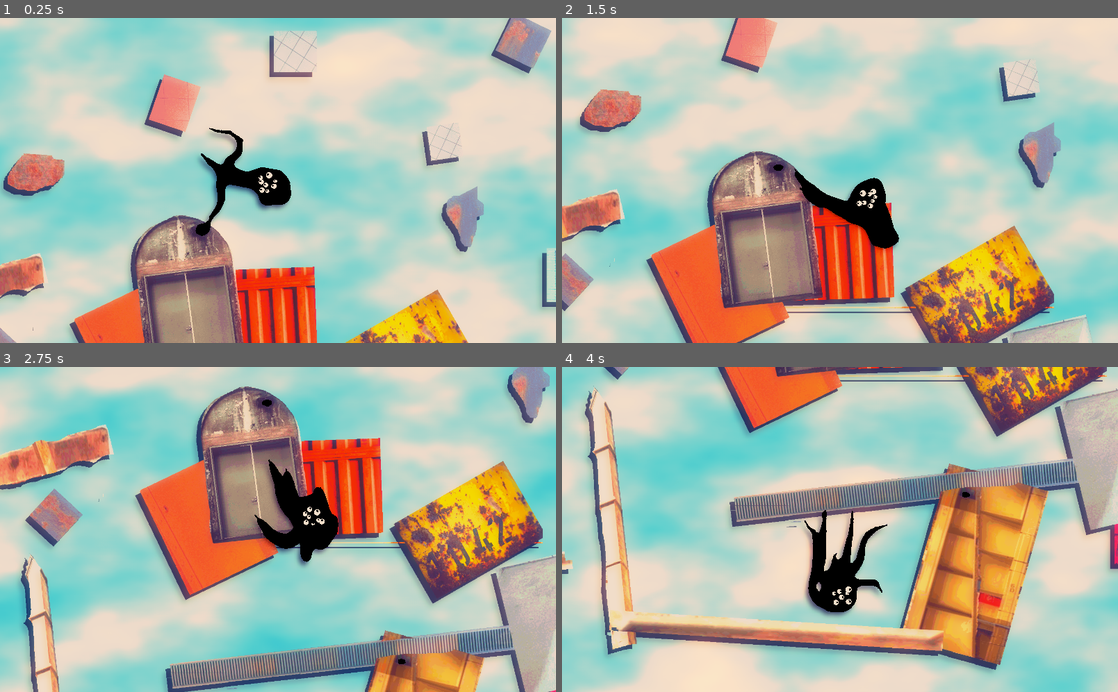
Above: before the commit, frames 1-4 (two rows, left to right).
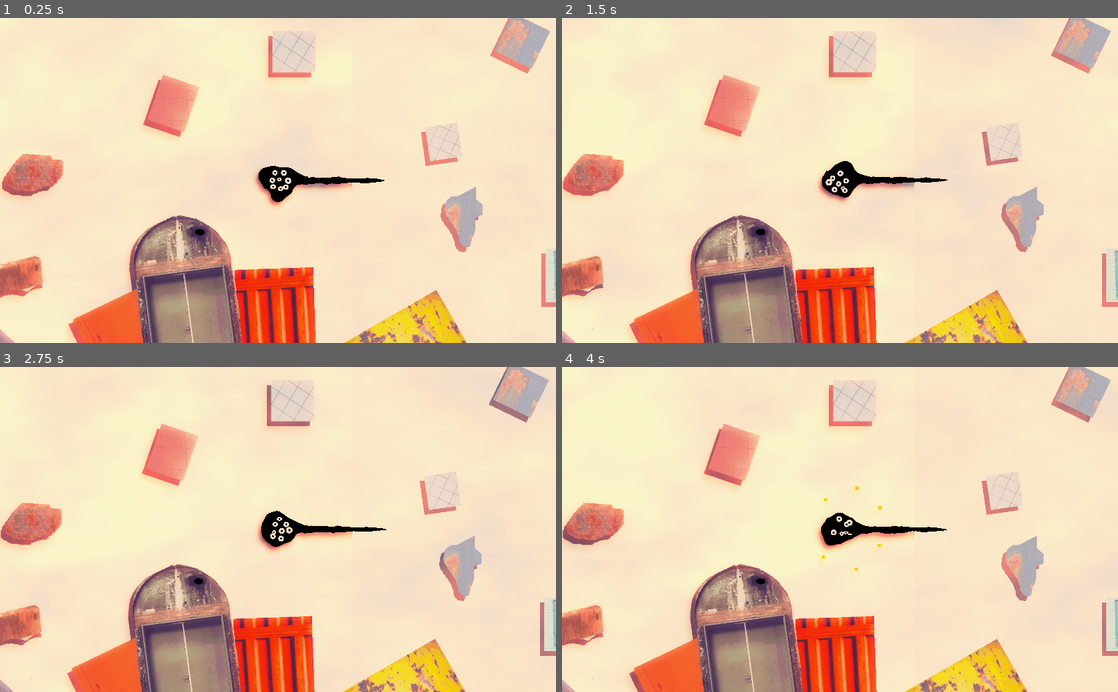
Above: after the commit, the same moments.

Repository: cis-ash/CreatureAddon
Game: Godot game, scene res://WallCritters.tscn
The game is run twice, just before and just after one commit, with the same random seed, the same clock (stepped at 60 frames per second) and the same inputs.
Inputs (mouse positions are in pixels of both pictures, inside the frame that each line leads up to):
- Up to frame 1 (0.25 s): no input
- Up to frame 2 (1.5 s): tap Enter (ui_accept) at 0.5, 0.77, 0.8, 1.07, 1.35 s; move the mouse to (962, 164) at 0.52 s; press the mouse at (962, 164) at 0.53 s; hold Right (ui_right) 0.53-1.28 s; move the mouse to (728, 196) at 1.27 s; release the mouse at (728, 196) at 1.28 s; hold Down (ui_down) from 1.28 s (still down)
- Up to frame 3 (2.75 s): tap Enter (ui_accept) at 1.52, 1.82, 2.3 s; click (166, 545) at 1.55 s; move the mouse to (333, 458) at 2.02 s; release Down (ui_down) at 2.03 s; press the mouse at (333, 458) at 2.03 s; hold Right (ui_right) from 2.03 s (still down)
- Up to frame 4 (4 s): move the mouse to (812, 594) at 2.77 s; release Right (ui_right) at 2.78 s; release the mouse at (812, 594) at 2.78 s; hold Up (ui_up) 2.78-3.53 s; click (812, 594) at 2.85 s; tap Enter (ui_accept) at 3.02, 3.32 s; move the mouse to (1006, 578) at 3.52 s; hold Left (ui_left) from 3.53 s (still down); hold Enter (ui_accept) from 3.53 s (still down)

The runs differ from the first frame. In frame 1, 70% of the frame differs, in the area x 0-100%, y 0-100%; in frame 2, 86%; in frame 3, 94%; in frame 4, 91%.
Error after the commit: Attempt to call function 'play' in base 'null instance' on a null instance. (res://WallCritters.gd:7)

Commit message:
broken target but also im tired

Diff:
--- a/EyeManager.gd
+++ b/EyeManager.gd
@@ -14,12 +14,14 @@
 var speeds = []
 var forces = []
 var eyes = []
+var offsets = []
 
 func _ready():
 	for i in eyes_total:
 		positions.append(Vector2.ZERO)
 		speeds.append(Vector2.ZERO)
 		forces.append(Vector2.ZERO)
+		offsets.append(Vector2.ZERO)
 
 	for i in eyes_total - 1:
 		add_child(get_child(0).duplicate())
@@ -27,14 +29,15 @@
 	eyes = get_children()
 	for i in range(positions.size()):
 		positions[i] = 150 * sqrt(randf()) * Vector2.RIGHT.rotated(randf() * TAU)
+		offsets[i] = Vector2.RIGHT.rotated(randf() * TAU) * randf() * 500
 		eyes[i].position = positions[i]
 		eyes[i].scale = Vector2.ONE * pow(rand_range(0.75, 1.0), 2) * 0.5
 	pass
 
 func move_eyes(world_pos):
-	for eye in eyes:
-		var direction = world_pos - eye.global_position
-		eye.get_child(0).get_child(0).position = clamp(direction.length(), 0.0, 1.0) * 60 * direction.normalized()
+	for i in range(eyes.size()):
+		var direction = world_pos - eyes[i].global_position + offsets[i]
+		eyes[i].get_child(0).get_child(0).position = clamp(direction.length(), 0.0, 1.0) * 60 * direction.normalized()
 	pass
 
 func _physics_process(delta):
@@ -66,11 +69,11 @@
 		pass
 
 
-	for child in get_children():
-		var white = child.get_child(0)
+	for i in range(eyes.size()):
+		var white = eyes[i].get_child(0)
 		white.scale = lerp(white.scale, Vector2.ONE, delta*10)
 		if randf() < blink_chance * delta:
 			white.scale = Vector2(1,0)
-
+			offsets[i] = Vector2.RIGHT.rotated(randf() * TAU) * randf() * 1000
 
 	pass
--- a/Navigator.gd
+++ b/Navigator.gd
@@ -4,6 +4,8 @@
 export (NodePath) var surface_path
 onready var surface = get_node(surface_path)
 
+export (NodePath) var target_path
+onready var target = get_node(target_path)
 # current_dir is the direction Navigator is moving in
 var current_dir = Vector2.ZERO
 var speed = Vector2.ZERO
@@ -52,19 +54,38 @@
 export var rope_springiness = 10000.0
 export var rope_damping = 3.0
 export var rope_timesteps = 5
+
+
 func _ready():
+	toggle_debug_draw(false)
 	# spawn desired number of legs and do necessary setup
 	make_legs_and_targets()
 	# save references to nodes relevant to leg operation for easier access
 	update_legs_and_targets()
 	pass
 
+func toggle_debug_draw(state):
+	$IdealTargets.visible = state
+	for child in $RealTargets.get_children():
+		child.visible = state
+	for child in $LegManager.get_children():
+		child.visible = state
+	pass
+
+
 func _physics_process(delta):
+
+	if Input.is_action_just_pressed("ui_accept"):
+		toggle_debug_draw(true)
+	if Input.is_action_just_released("ui_accept"):
+		toggle_debug_draw(false)
 
 	var old_speed = speed
 	# find current target and clamp movement toward it
 	# using mouse as target for debug purposes
-	var current_target = get_global_mouse_position()
+#	var current_target = get_global_mouse_position()
+	var current_target = target.global_position
+	target.distance_to_critter = (global_position - current_target).length()
 	current_dir = (current_target - global_position).clamped(dir_clamp)
 
 	# node containing ideal positions for all legs is rotated to where they will be needed
--- a/Target.gd
+++ b/Target.gd
@@ -1,4 +1,33 @@
 extends Node2D
 
+var distance_to_critter = 0.0
+var speed = Vector2.ZERO
+
+var max_speed = 4000.0
+
 func _physics_process(delta):
-	global_position = get_
+	rotate(delta * 3)
+
+	if Input.is_action_pressed("mouse"):
+		global_position = lerp(
+				global_position,
+				get_global_mouse_position(),
+				delta * 12)
+		pass
+
+	var intent = Vector2.ZERO
+
+	if Input.is_action_pressed("ui_right"):
+		intent += Vector2.RIGHT
+	if Input.is_action_pressed("ui_left"):
+		intent += Vector2.LEFT
+	if Input.is_action_pressed("ui_down"):
+		intent += Vector2.DOWN
+	if Input.is_action_pressed("ui_up"):
+		intent += Vector2.UP
+
+	speed = lerp(speed, intent * max_speed, delta * 5)
+	global_position += speed * delta
+
+	modulate = lerp(Color(1,1,1,0), Color(1,1,1,1), clamp( distance_to_critter/200 - 3.0, 0.0, 1.0))
+	pass
--- a/WallCritters.gd
+++ b/WallCritters.gd
@@ -2,6 +2,9 @@
 
 export (NodePath) var critter_path
 onready var critter = get_node(critter_path)
+
+func _ready():
+	$target/AnimationPlayer.play("breathe", -1, 2)
 
 func _physics_process(delta):
 	var critter_pos = critter.global_position
--- a/WallCritters.tscn
+++ b/WallCritters.tscn
@@ -23,133 +23,140 @@
 	COLOR = mix(sky1, cloud1, noise1 * noise2 * 3.0);
 }"
 
-[sub_resource type="OpenSimplexNoise" id=36]
-octaves = 5
-period = 256.0
-persistence = 0.413
-
-[sub_resource type="NoiseTexture" id=37]
-width = 2048
-height = 2048
-seamless = true
-noise = SubResource( 36 )
-
-[sub_resource type="OpenSimplexNoise" id=38]
+[sub_resource type="Shader" id=2]
+code = "shader_type canvas_item;
+uniform vec2 offset;
+uniform float blur_level;
+uniform float threshold;
+
+void fragment(){
+	vec3 blur = textureLod(SCREEN_TEXTURE, SCREEN_UV, blur_level).rgb;
+	if (length(blur) < threshold){
+		COLOR.rgb = vec3(0.0);
+		COLOR.a = 1.0;
+	}else{
+		COLOR.rgb = vec3(1.0);
+		COLOR.a = 0.0;
+
+	}
+}"
+
+[sub_resource type="OpenSimplexNoise" id=3]
 seed = 1
 octaves = 5
 period = 256.0
 persistence = 0.75
 lacunarity = 1.62
 
-[sub_resource type="NoiseTexture" id=39]
+[sub_resource type="NoiseTexture" id=4]
 width = 2048
 height = 2048
 seamless = true
-noise = SubResource( 38 )
-
-[sub_resource type="ShaderMaterial" id=40]
-shader = SubResource( 35 )
+noise = SubResource( 3 )
+
+[sub_resource type="ShaderMaterial" id=5]
+shader = SubResource( 1 )
 shader_param/sky1 = Color( 0.454902, 0.858824, 0.984314, 1 )
 shader_param/cloud1 = Color( 1, 1, 1, 1 )
-shader_param/noise_1 = SubResource( 37 )
-shader_param/noise_2 = SubResource( 39 )
-
-[sub_resource type="NavigationPolygon" id=15]
+shader_param/noise_1 = SubResource( 2 )
+shader_param/noise_2 = SubResource( 4 )
+
+[sub_resource type="NavigationPolygon" id=6]
 vertices = PoolVector2Array( 3151.39, 93.9978, 3146.9, 300.531, -341.715, 646.249, -332.736, 435.226 )
 polygons = [ PoolIntArray( 0, 1, 2, 3 ) ]
 outlines = [ PoolVector2Array( 3151.39, 93.9978, 3146.9, 300.531, -341.715, 646.249, -332.736, 435.226 ) ]
 
-[sub_resource type="NavigationPolygon" id=17]
+[sub_resource type="NavigationPolygon" id=7]
 vertices = PoolVector2Array( 3105.49, 557.97, 3113.49, 707.208, -498.898, 472.927, -500.033, 340.881 )
 polygons = [ PoolIntArray( 0, 1, 2, 3 ) ]
 outlines = [ PoolVector2Array( 3105.49, 557.97, 3113.49, 707.208, -498.898, 472.927, -500.033, 340.881 ) ]
 
-[sub_resource type="NavigationPolygon" id=18]
+[sub_resource type="NavigationPolygon" id=8]
 vertices = PoolVector2Array( 5653.55, 562.157, 5635.75, 797.896, -572.303, 487.401, -436.735, 273.961 )
 polygons = [ PoolIntArray( 0, 1, 2, 3 ) ]
 outlines = [ PoolVector2Array( 5653.55, 562.157, 5635.75, 797.896, -572.303, 487.401, -436.735, 273.961 ) ]
 
-[sub_resource type="NavigationPolygon" id=19]
+[sub_resource type="NavigationPolygon" id=9]
 vertices = PoolVector2Array( 450.276, 1570.66, 856.106, 1604.85, 397.637, 1780.42, -21.2654, 1200.91, -249.494, 174.117, -74.3613, -88.7031, 107.031, 1130.85, 155.128, 1545.8 )
 polygons = [ PoolIntArray( 0, 1, 2 ), PoolIntArray( 3, 4, 5, 6, 7 ), PoolIntArray( 0, 2, 7, 6 ) ]
 outlines = [ PoolVector2Array( 155.128, 1545.8, -21.2654, 1200.91, -249.494, 174.117, -74.3613, -88.7031, 107.031, 1130.85, 450.276, 1570.66, 856.106, 1604.85, 397.637, 1780.42 ) ]
 
-[sub_resource type="NavigationPolygon" id=20]
+[sub_resource type="NavigationPolygon" id=10]
 vertices = PoolVector2Array( 3089.07, -1263.04, 4080.52, 756.329, 4033.44, 862.25, 2909.79, -1210.39, 2861.9, -1653.73, -33.7749, 185.222, -77.9277, 8.83984, 2710.6, -1544.08, 2026.58, -3136.55, 2069.27, -3167.38, 4332.43, -2375.68, 4513.39, -1877.42 )
 polygons = [ PoolIntArray( 0, 1, 2, 3, 4 ), PoolIntArray( 3, 5, 6, 7 ), PoolIntArray( 7, 8, 9, 4, 3 ), PoolIntArray( 4, 10, 11, 0 ) ]
 outlines = [ PoolVector2Array( 2710.6, -1544.08, 2026.58, -3136.55, 2069.27, -3167.38, 2861.9, -1653.73, 4332.43, -2375.68, 4513.39, -1877.42, 3089.07, -1263.04, 4080.52, 756.329, 4033.44, 862.25, 2909.79, -1210.39, -33.7749, 185.222, -77.9277, 8.83984 ) ]
 
-[sub_resource type="NavigationPolygon" id=21]
+[sub_resource type="NavigationPolygon" id=11]
 vertices = PoolVector2Array( 1084.71, -4271.92, 1204.59, -4465.82, 121.193, -172.615, -7.04761, -209.691, 253.399, 147.614, -227.468, 3.55957 )
 polygons = [ PoolIntArray( 0, 1, 2, 3 ), PoolIntArray( 2, 4, 5, 3 ) ]
 outlines = [ PoolVector2Array( 1084.71, -4271.92, 1204.59, -4465.82, 121.193, -172.615, 253.399, 147.614, -227.468, 3.55957, -7.04761, -209.691 ) ]
 
-[sub_resource type="NavigationPolygon" id=22]
+[sub_resource type="NavigationPolygon" id=12]
 vertices = PoolVector2Array( 234.516, -385.199, 427.328, -7.72656, 61.2773, 269.408, -209.491, -144.734 )
 polygons = [ PoolIntArray( 0, 1, 2, 3 ) ]
 outlines = [ PoolVector2Array( 234.516, -385.199, 427.328, -7.72656, 61.2773, 269.408, -209.491, -144.734 ) ]
 
-[sub_resource type="NavigationPolygon" id=23]
+[sub_resource type="NavigationPolygon" id=13]
 vertices = PoolVector2Array( 334.678, -551.829, 504.647, -56.8613, -22.4502, 201.125, -264.214, -164.775 )
 polygons = [ PoolIntArray( 0, 1, 2, 3 ) ]
 outlines = [ PoolVector2Array( 334.678, -551.829, 504.647, -56.8613, -22.4502, 201.125, -264.214, -164.775 ) ]
 
-[sub_resource type="NavigationPolygon" id=24]
+[sub_resource type="NavigationPolygon" id=14]
 vertices = PoolVector2Array( 143.766, -280.024, 388.502, -81.0068, 350.488, 294.328, -101.544, -142.453 )
 polygons = [ PoolIntArray( 0, 1, 2, 3 ) ]
 outlines = [ PoolVector2Array( 143.766, -280.024, 388.502, -81.0068, 350.488, 294.328, -101.544, -142.453 ) ]
 
-[sub_resource type="NavigationPolygon" id=25]
+[sub_resource type="NavigationPolygon" id=15]
 vertices = PoolVector2Array( 321.116, -486.685, 515.414, 7.49414, -49.4385, 274.934, -256.337, -254.992 )
 polygons = [ PoolIntArray( 0, 1, 2, 3 ) ]
 outlines = [ PoolVector2Array( 321.116, -486.685, 515.414, 7.49414, -49.4385, 274.934, -256.337, -254.992 ) ]
 
-[sub_resource type="NavigationPolygon" id=26]
+[sub_resource type="NavigationPolygon" id=16]
 vertices = PoolVector2Array( 207.082, -525.617, 553.125, -90.9453, 47.0186, 243.216, -256.951, -196.524 )
 polygons = [ PoolIntArray( 0, 1, 2, 3 ) ]
 outlines = [ PoolVector2Array( 207.082, -525.617, 553.125, -90.9453, 47.0186, 243.216, -256.951, -196.524 ) ]
 
-[sub_resource type="NavigationPolygon" id=27]
+[sub_resource type="NavigationPolygon" id=17]
 vertices = PoolVector2Array( 336.51, -634.399, 680.066, -61.9775, 9.25781, 246.933, -349.344, -238.417 )
 polygons = [ PoolIntArray( 0, 1, 2, 3 ) ]
 outlines = [ PoolVector2Array( 336.51, -634.399, 680.066, -61.9775, 9.25781, 246.933, -349.344, -238.417 ) ]
 
-[sub_resource type="NavigationPolygon" id=28]
+[sub_resource type="NavigationPolygon" id=18]
 vertices = PoolVector2Array( 600.012, -448.553, 812.207, 57.8047, 228.291, 253.127, 37.2598, -259.283 )
 polygons = [ PoolIntArray( 0, 1, 2, 3 ) ]
 outlines = [ PoolVector2Array( 600.012, -448.553, 812.207, 57.8047, 228.291, 253.127, 37.2598, -259.283 ) ]
 
-[sub_resource type="NavigationPolygon" id=29]
+[sub_resource type="NavigationPolygon" id=19]
 vertices = PoolVector2Array( 4094.47, -50.4902, 4416.69, -171.207, 4919.74, 609.597, 4134.39, 1036.9, 3903.28, 817.607, …(567 unchanged characters)…
 polygons = [ PoolIntArray( 0, 1, 2, 3, 4 ), PoolIntArray( 5, 6, 7, 8, 9, 10 ), PoolIntArray( 10, 11, 12, 13 ), PoolIntA …(281 unchanged characters)…
 outlines = [ PoolVector2Array( -32.873, 3050.97, -368.551, 2356.42, -606.732, 2441.69, -1000.98, 2460.28, -1439.78, 224 …(571 unchanged characters)…
 
-[sub_resource type="NavigationPolygon" id=30]
+[sub_resource type="NavigationPolygon" id=20]
 vertices = PoolVector2Array( 334.678, -551.829, 504.647, -56.8613, 100.001, 123.03, -47.9287, -330.743 )
 polygons = [ PoolIntArray( 0, 1, 2, 3 ) ]
 outlines = [ PoolVector2Array( 334.678, -551.829, 504.647, -56.8613, 100.001, 123.03, -47.9287, -330.743 ) ]
 
-[sub_resource type="NavigationPolygon" id=31]
+[sub_resource type="NavigationPolygon" id=21]
 vertices = PoolVector2Array( 334.678, -551.829, 504.647, -56.8613, 295.787, 44.6919, 85.9658, -300.767 )
 polygons = [ PoolIntArray( 0, 1, 2, 3 ) ]
 outlines = [ PoolVector2Array( 334.678, -551.829, 504.647, -56.8613, 295.787, 44.6919, 85.9658, -300.767 ) ]
 
-[sub_resource type="NavigationPolygon" id=32]
+[sub_resource type="NavigationPolygon" id=22]
 vertices = PoolVector2Array( -329.135, 223.592, 624.303, -3480.27, 813.744, -3918.26, 822.123, -3428.68, 14.0359, -10.3 …(386 unchanged characters)…
 polygons = [ PoolIntArray( 0, 1, 2, 3, 4 ), PoolIntArray( 5, 6, 7, 8 ), PoolIntArray( 9, 10, 11, 12, 13 ), PoolIntArray …(189 unchanged characters)…
 outlines = [ PoolVector2Array( 624.303, -3480.27, 813.744, -3918.26, 822.123, -3428.68, 14.0359, -10.3164, 4767.67, 205 …(390 unchanged characters)…
 
-[sub_resource type="NavigationPolygon" id=33]
+[sub_resource type="NavigationPolygon" id=23]
 vertices = PoolVector2Array( 1910.54, -577.686, 3260.66, -130.129, 2846.67, 1298.55, 866.929, 729.949, 311.863, -808.181, 846.273, 1085.21, -684.832, 1226.68, -926.269, -640.482, 1309.17, -1822.99, 1715.15, -1597.15, 1960.65, -1117.47, 505.303, -1453.34, 742.138, -1714.66 )
 polygons = [ PoolIntArray( 0, 1, 2, 3, 4 ), PoolIntArray( 5, 6, 7, 4, 3 ), PoolIntArray( 8, 9, 10, 0, 4, 11, 12 ) ]
 outlines = [ PoolVector2Array( 2846.67, 1298.55, 866.929, 729.949, 846.273, 1085.21, -684.832, 1226.68, -926.269, -640.482, 311.863, -808.181, 505.303, -1453.34, 742.138, -1714.66, 1309.17, -1822.99, 1715.15, -1597.15, 1960.65, -1117.47, 1910.54, -577.686, 3260.66, -130.129 ) ]
 
-[sub_resource type="NavigationPolygon" id=34]
+[sub_resource type="NavigationPolygon" id=24]
 vertices = PoolVector2Array( 1537.56, -904.557, 1741.08, 331.51, -219.928, 727.092, -418.28, -524.116 )
 polygons = [ PoolIntArray( 0, 1, 2, 3 ) ]
 outlines = [ PoolVector2Array( -418.28, -524.116, -219.928, 727.092, 1741.08, 331.51, 1537.56, -904.557 ) ]
 
-[sub_resource type="Shader" id=3]
+[sub_resource type="Shader" id=25]
 code = "shader_type canvas_item;
 uniform sampler2D noise;
 uniform vec2 scrollspeed;
@@ -220,13 +227,13 @@
 	COLOR.rgb = mix( real, blur * real, mix_amount);
 }"
 
-[sub_resource type="ShaderMaterial" id=12]
-shader = SubResource( 11 )
+[sub_resource type="ShaderMaterial" id=34]
+shader = SubResource( 33 )
 shader_param/offset = Vector2( 0.005, 0.011 )
 shader_param/blur_level = 1.917
 shader_param/mix_amount = 0.5
 
-[sub_resource type="Shader" id=13]
+[sub_resource type="Shader" id=35]
 code = "shader_type canvas_item;
 uniform vec2 offset;
 uniform float blur_level;
@@ -244,20 +251,20 @@
 	}
 }"
 
-[sub_resource type="ShaderMaterial" id=14]
-shader = SubResource( 13 )
+[sub_resource type="ShaderMaterial" id=36]
+shader = SubResource( 35 )
 shader_param/offset = Vector2( 0.005, 0.011 )
 shader_param/blur_level = 2.056
 shader_param/threshold = 1.064
 
-[sub_resource type="Gradient" id=41]
+[sub_resource type="Gradient" id=37]
 offsets = PoolRealArray( 0, 0.248447, 0.645963, 1 )
 colors = PoolColorArray( 0, 0, 0, 1, 0.294279, 0.188766, 0.347656, 1, 0.933594, 0.822479, 0.714783, 1, 1, 1, 1, 1 )
 
-[sub_resource type="GradientTexture" id=42]
-gradient = SubResource( 41 )
-
-[sub_resource type="Environment" id=16]
+[sub_resource type="GradientTexture" id=38]
+gradient = SubResource( 37 )
+
+[sub_resource type="Environment" id=39]
 background_mode = 4
 tonemap_exposure = 0.7
 tonemap_white = 1.64
@@ -639,26 +646,26 @@
 rate = 3.0
 
 [node name="Overlay" type="ColorRect" parent="Camera2D"]
-material = SubResource( 12 )
-margin_left = -11055.0
-margin_top = -7018.82
-margin_right = 11703.0
-margin_bottom = 6734.18
+material = SubResource( 34 )
+margin_left = -21387.3
+margin_top = -7354.44
+margin_right = 1370.67
+margin_bottom = 6398.56
 __meta__ = {
 "_edit_use_anchors_": false
 }
 
 [node name="Overlay2" type="ColorRect" parent="Camera2D"]
-material = SubResource( 14 )
+material = SubResource( 36 )
 anchor_right = 1.0
 anchor_bottom = 1.0
-margin_left = -9410.07
-margin_top = -5396.37
-margin_right = 9685.93
-margin_bottom = 6935.63
+margin_left = -18546.9
+margin_top = -6520.56
+margin_right = 549.09
+margin_bottom = 5811.44
 __meta__ = {
 "_edit_use_anchors_": false
 }
 
 [node name="WorldEnvironment" type="WorldEnvironment" parent="."]
-environment = SubResource( 16 )
+environment = SubResource( 39 )
--- a/project.godot
+++ b/project.godot
@@ -23,6 +23,43 @@
 
 enabled=PoolStringArray( "res://addons/creature_maker/plugin.cfg" )
 
+[input]
+
+ui_left={
+"deadzone": 0.5,
+"events": [ Object(InputEventKey,"resource_local_to_scene":false,"resource_name":"","device":0,"alt":false,"shift":false,"control":false,"meta":false,"command":false,"pressed":false,"scancode":16777231,"unicode":0,"echo":false,"script":null)
+, Object(InputEventJoypadButton,"resource_local_to_scene":false,"resource_name":"","device":0,"button_index":14,"pressure":0.0,"pressed":false,"script":null)
+, Object(InputEventKey,"resource_local_to_scene":false,"resource_name":"","device":0,"alt":false,"shift":false,"control":false,"meta":false,"command":false,"pressed":false,"scancode":65,"unicode":0,"echo":false,"script":null)
+ ]
+}
+ui_right={
+"deadzone": 0.5,
+"events": [ Object(InputEventKey,"resource_local_to_scene":false,"resource_name":"","device":0,"alt":false,"shift":false,"control":false,"meta":false,"command":false,"pressed":false,"scancode":16777233,"unicode":0,"echo":false,"script":null)
+, Object(InputEventJoypadButton,"resource_local_to_scene":false,"resource_name":"","device":0,"button_index":15,"pressure":0.0,"pressed":false,"script":null)
+, Object(InputEventKey,"resource_local_to_scene":false,"resource_name":"","device":0,"alt":false,"shift":false,"control":false,"meta":false,"command":false,"pressed":false,"scancode":68,"unicode":0,"echo":false,"script":null)
+ ]
+}
+ui_up={
+"deadzone": 0.5,
+"events": [ Object(InputEventKey,"resource_local_to_scene":false,"resource_name":"","device":0,"alt":false,"shift":false,"control":false,"meta":false,"command":false,"pressed":false,"scancode":16777232,"unicode":0,"echo":false,"script":null)
+, Object(InputEventJoypadButton,"resource_local_to_scene":false,"resource_name":"","device":0,"button_index":12,"pressure":0.0,"pressed":false,"script":null)
+, Object(InputEventKey,"resource_local_to_scene":false,"resource_name":"","device":0,"alt":false,"shift":false,"control":false,"meta":false,"command":false,"pressed":false,"scancode":87,"unicode":0,"echo":false,"script":null)
+ ]
+}
+ui_down={
+"deadzone": 0.5,
+"events": [ Object(InputEventKey,"resource_local_to_scene":false,"resource_name":"","device":0,"alt":false,"shift":false,"control":false,"meta":false,"command":false,"pressed":false,"scancode":16777234,"unicode":0,"echo":false,"script":null)
+, Object(InputEventJoypadButton,"resource_local_to_scene":false,"resource_name":"","device":0,"button_index":13,"pressure":0.0,"pressed":false,"script":null)
+, Object(InputEventKey,"resource_local_to_scene":false,"resource_name":"","device":0,"alt":false,"shift":false,"control":false,"meta":false,"command":false,"pressed":false,"scancode":83,"unicode":0,"echo":false,"script":null)
+ ]
+}
+mouse={
+"deadzone": 0.5,
+"events": [ Object(InputEventMouseButton,"resource_local_to_scene":false,"resource_name":"","device":0,"alt":false,"shift":false,"control":false,"meta":false,"command":false,"button_mask":0,"position":Vector2( 0, 0 ),"global_position":Vector2( 0, 0 ),"factor":1.0,"button_index":1,"pressed":false,"doubleclick":false,"script":null)
+, Object(InputEventMouseButton,"resource_local_to_scene":false,"resource_name":"","device":0,"alt":false,"shift":false,"control":false,"meta":false,"command":false,"button_mask":0,"position":Vector2( 0, 0 ),"global_position":Vector2( 0, 0 ),"factor":1.0,"button_index":2,"pressed":false,"doubleclick":false,"script":null)
+ ]
+}
+
 [physics]
 
 common/enable_pause_aware_picking=true
Binary file added: Shapes/donut,.png
Not shown, added: Shapes/donut,.png.import
Binary file added: SpaceGrotesk-Medium.ttf
Not shown: 8 places in WallCritters.tscn that only renumber resources
Binary file added: cover.png
Not shown, added: cover.png.import
